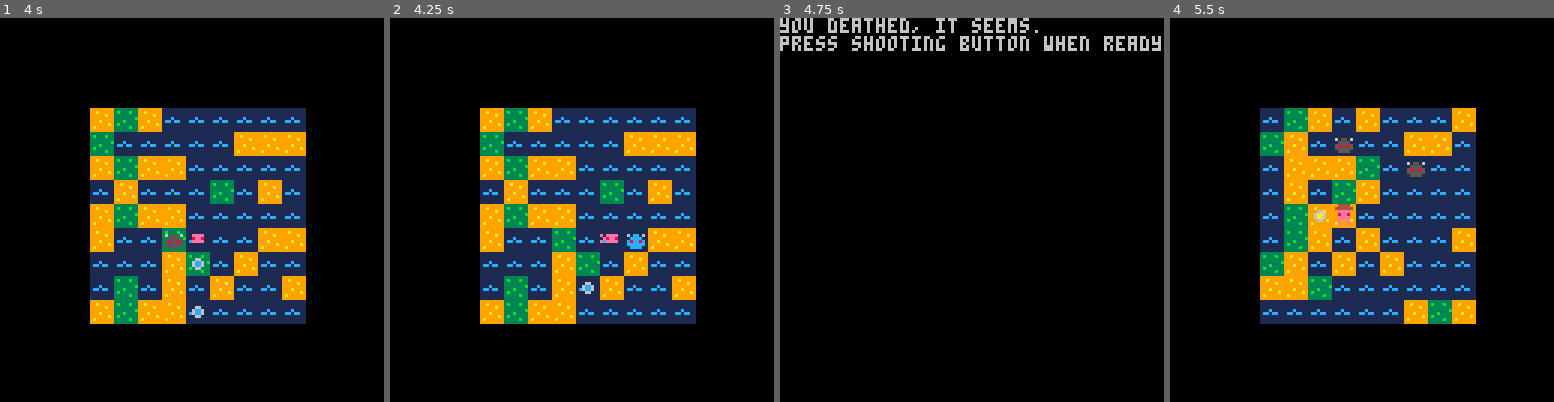
Above: before the commit, frames 1-4 (left to right).
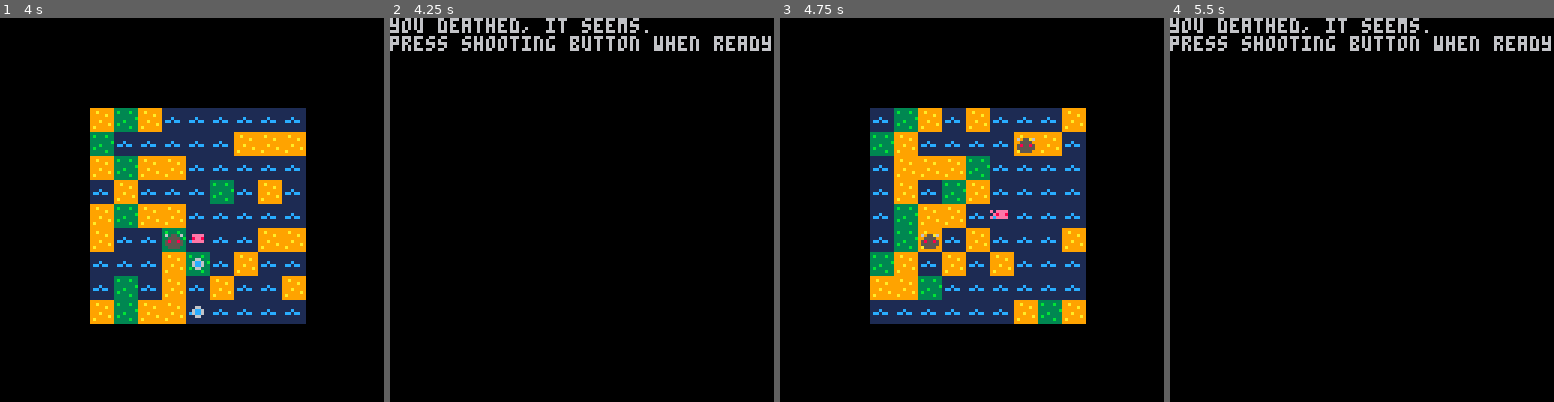
Above: after the commit, the same moments.

Repository: Rabbival/Pico8GridGame
Game: PICO-8 cartridge grid_game_main.p8
Two runs of this game, one before a commit and one after it. Both use one fixed random seed, a clock stepped at 60 frames per second and the inputs below.
Inputs:
- Up to frame 1 (4 s): tap X (X key) at 0.33, 1.07, 1.85, 2.97 s; tap O (Z key) at 0.7, 1.7, 2.1, 2.5, 2.9, 3.3, 3.7 s; hold Right 1.6-2.1 s; hold Up 2.15-2.42 s; hold Right 2.47-3.03 s; hold Left 3.08-3.58 s; hold Down 3.63-3.97 s
- Up to frame 2 (4.25 s): hold Right from 4.02 s (still down); tap X (X key) at 4.08 s; tap O (Z key) at 4.1 s
- Up to frame 3 (4.75 s): tap O (Z key) at 4.5 s; release Right at 4.68 s; hold Up from 4.73 s (still down)
- Up to frame 4 (5.5 s): tap O (Z key) at 4.9, 5.3 s; release Up at 5.03 s; hold Left from 5.08 s (still down); tap X (X key) at 5.2 s

Frame 1 is identical in both runs. In frame 2, 34% of the frame differs, in the area x 0-100%, y 0-80%; in frame 3, 34%; in frame 4, 34%.

Commit message:
fix bugs

Diff:
--- a/consts/sound_consts.lua
+++ b/consts/sound_consts.lua
@@ -8,5 +8,5 @@
 BULLET_SHOT_SOUND_2 = 7
 
 LEVEL_MUSIC =  0
-VICTORY_MUSIC = 5
-NO_MUSIC = 6
+VICTORY_MUSIC = 4
+NO_MUSIC = 5
--- a/managers/collision_manager.lua
+++ b/managers/collision_manager.lua
@@ -18,8 +18,11 @@
 function check_monster_bullet_collisions()
     for enemy in all(enemies) do
         for bullet in all(bullets) do
-            if bullet_hit_enemy(enemy, bullet) then
-                move_unit(bullet.direction, enemy, ENEMY_BULLET_HIT_RECOIL)
+            hit = bullet_hit_enemy(enemy, bullet)
+            if hit != 0 then
+                if hit == 2 then
+                    move_unit(bullet.direction, enemy, ENEMY_BULLET_HIT_RECOIL)
+                end
                 enemy.type = bullet.type
                 despawn(bullet)
             end
@@ -29,14 +32,14 @@
 
 function bullet_hit_enemy(enemy, bullet)
     if on_same_tile(enemy, bullet) then
-        return true
+        return 2
     else
         bullet_previous_location = relative_location(reversed_direction(bullet.direction), bullet, 1)
         if on_same_tile(enemy, bullet_previous_location) then
-            return true
+            return 1
         end
     end
-    return false
+    return 0
 end
 
 function destroy_sand_water_clashes()
Not shown, added: mygame_music.wav
